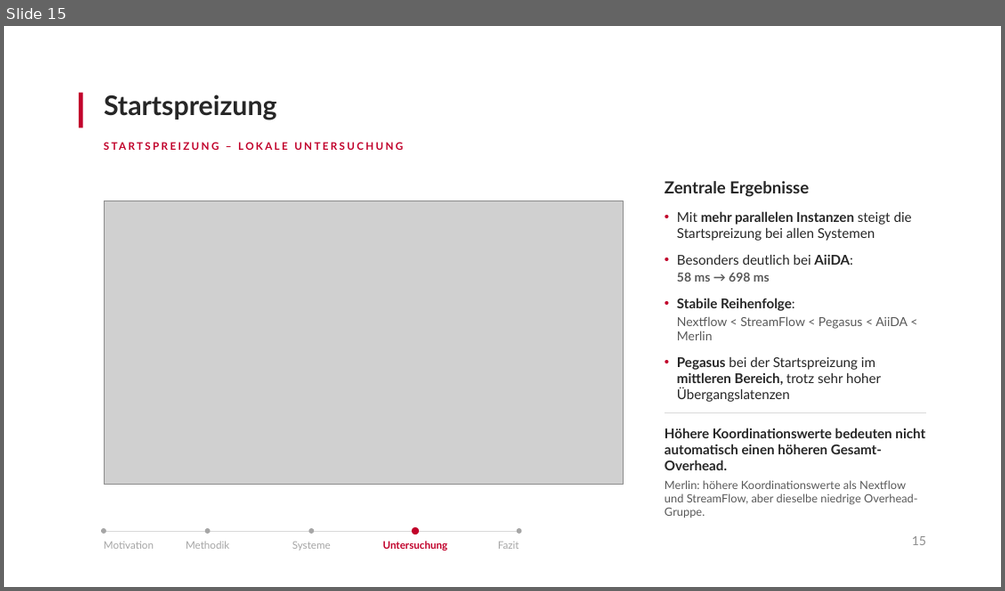
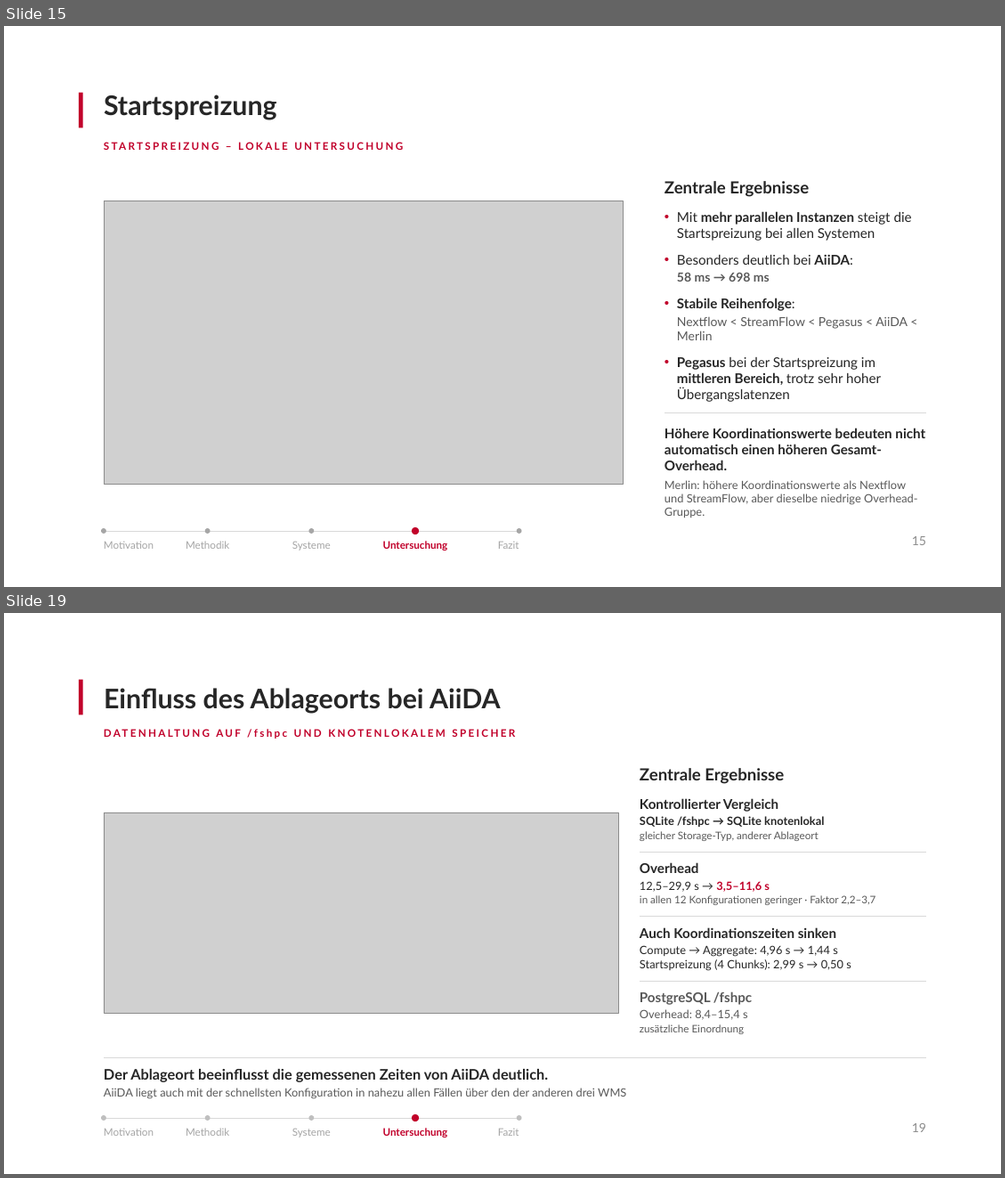
Before and after one commit to antahiri/bachelorarbeit-wms, a slide deck: Präsentation-Kolloqium.pptx. Shown one above the other, each under a label of ours: slide 15 before the commit, slides 15 and 19 after it; the slides between them are not shown. The pictures are 1005x591 and 1005x1178 pixels, drawn with LibreOffice and Linux fonts; fonts in the diff are those of the drawing; grey boxes stand for pictures. Boxes give left, top, right and bottom in pixels: in the first picture for what was removed or moved away, otherwise in the second. Text is boxed around its words. In the diff, an @@ line names an element or a change of style, - is before the commit and + after.

Commit message:
folie 19

```diff
--- a/Präsentation-Kolloqium.pptx
+++ b/Präsentation-Kolloqium.pptx
@@ slide 19 added at (4, 613, 1001, 1174), background #FFFFFF @@
@@ rectangle added at (79, 680, 83, 714), fill #C1002A @@
@@ title added at (104, 688, 501, 714), 26 pt, text #262626, bold @@
+Einfluss des Ablageorts bei AiiDA
@@ text added at (639, 768, 784, 784), 16 pt, text #262626, bold @@
+Zentrale Ergebnisse
@@ text added at (639, 798, 824, 841), 10 pt, text #262626, bold @@
+Kontrollierter Vergleich
+SQLite /fshpc → SQLite knotenlokal
+gleicher Storage-Typ, anderer Ablageort
@@ picture added at (104, 812, 619, 1013) @@
@@ text added at (677, 816, 710, 827), 10 pt, text #C1002A, bold @@
+DATENHALTUNG AUF /fshpc UND KNOTENLOKALEM SPEICHER
@@ line added from (639, 852) to (926, 852), #D9D9D9 0.5 pt @@
@@ text added at (639, 862, 875, 905), 10 pt, text #595959 @@
+Overhead
+12,5–29,9 s → 3,5–11,6 s
+in allen 12 Konfigurationen geringer · Faktor 2,2–3,7
@@ line added from (639, 916) to (926, 916), #D9D9D9 0.5 pt @@
@@ text added at (639, 927, 851, 971), 11 pt, text #262626 @@
+Auch Koordinationszeiten sinken
+Compute → Aggregate: 4,96 s → 1,44 s
+Startspreizung (4 Chunks): 2,99 s → 0,50 s
@@ line added from (639, 981) to (926, 981), #D9D9D9 0.5 pt @@
@@ text added at (639, 991, 752, 1034), 10 pt, text #595959 @@
+PostgreSQL /fshpc
+Overhead: 8,4–15,4 s
+zusätzliche Einordnung
@@ line added from (104, 1057) to (926, 1057), #D9D9D9 0.5 pt @@
@@ text added at (104, 1069, 626, 1099), 11 pt, text #595959 @@
+Der Ablageort beeinflusst die gemessenen Zeiten von AiiDA deutlich.
+AiiDA liegt auch mit der schnellsten Konfiguration in nahezu allen Fällen über den der anderen drei WMS
@@ ellipse added at (101, 1116, 106, 1121), fill #BFBFBF @@
@@ line added from (104, 1118) to (519, 1118), #D9D9D9 0.5 pt @@
@@ ellipse added at (205, 1116, 210, 1121), fill #BFBFBF @@
@@ ellipse added at (309, 1116, 315, 1121), fill #BFBFBF @@
@@ ellipse added at (412, 1114, 419, 1121), fill #C1002A @@
@@ ellipse added at (517, 1116, 521, 1121), fill #BFBFBF @@
@@ text added at (104, 1127, 154, 1135), 10 pt, text #A6A6A6 @@
+Motivation
@@ text added at (186, 1127, 229, 1135), 10 pt, text #A6A6A6 @@
+Methodik
@@ text added at (292, 1128, 331, 1137), 10 pt, text #A6A6A6 @@
+Systeme
@@ text added at (383, 1127, 448, 1137), 10 pt, text #C1002A, bold @@
+Untersuchung
@@ text added at (498, 1128, 519, 1135), 10 pt, text #A6A6A6 @@
+Fazit
@@ text added at (912, 1123, 926, 1132), 12 pt, text #8C8C8C @@
+19
```
Also in this commit, not shown: 2 slides changed, 3 other slides added.
